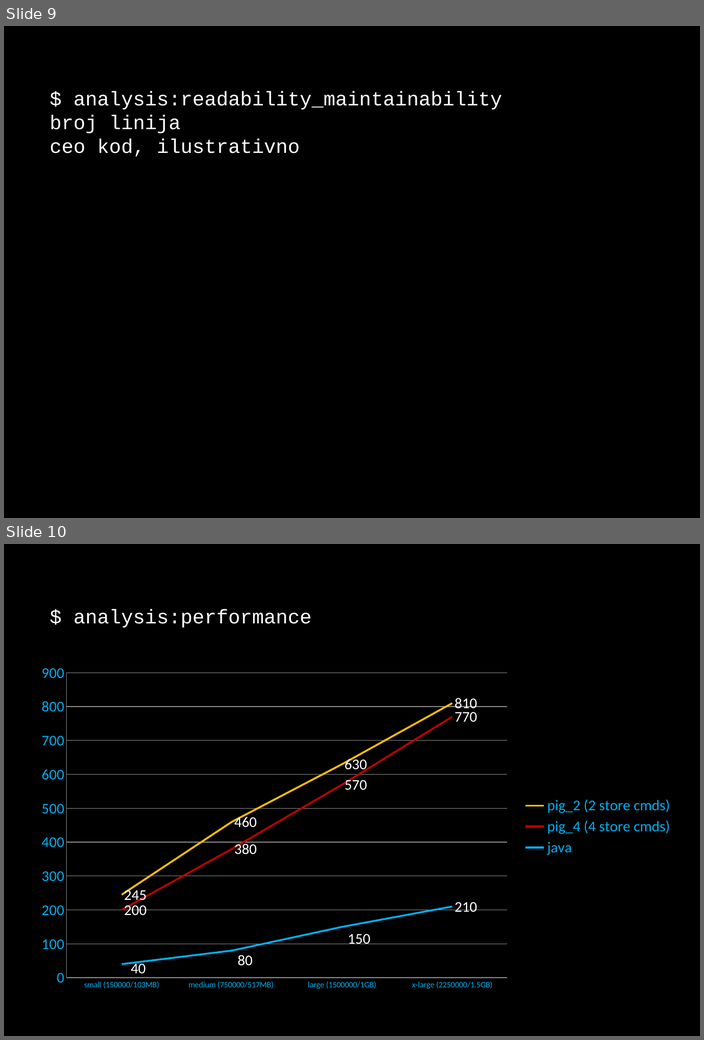
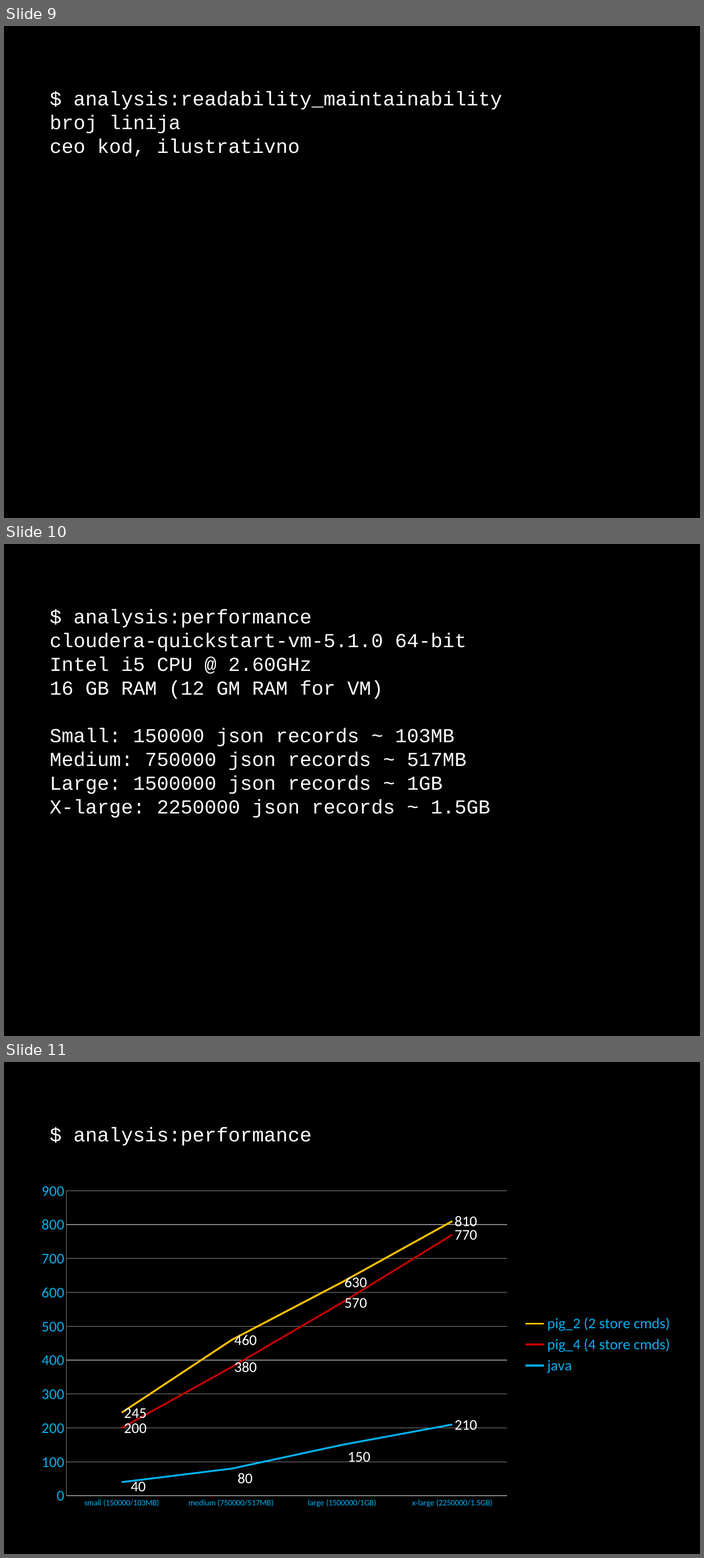
Before and after one commit to dzamurovic/coding-serbia-2014, a slide deck: coding-serbia.pptx. Shown one above the other, each under a label of ours: slides 9 and 10 before the commit, slides 9, 10 and 11 after it. The pictures are 704x1040 and 704x1558 pixels, drawn with LibreOffice and Linux fonts; fonts in the diff are those of the drawing. Boxes give left, top, right and bottom in pixels: in the first picture for what was removed or moved away, otherwise in the second. Text is boxed around its words. In the diff, an @@ line names an element or a change of style, - is before the commit and + after.

```diff
--- a/coding-serbia.pptx
+++ b/coding-serbia.pptx
@@ slide 10 added at (x1=4, y1=544, x2=700, y2=1036), background #000000 @@
@@ rectangle added at (x1=38, y1=598, x2=670, y2=826), fill #000000, outline #000000 2 pt, 24 pt, text #FFFFFF @@
+$ analysis:performance
+cloudera-quickstart-vm-5.1.0 64-bit
+Intel i5 CPU @ 2.60GHz
+16 GB RAM (12 GM RAM for VM)
+Small: 150000 json records ~ 103MB
+Medium: 750000 json records ~ 517MB
+Large: 1500000 json records ~ 1GB
+X-large: 2250000 json records ~ 1.5GB
@@ what was slide 10 is now slide 11 @@
```
Also in this commit, not shown: 1 slide changed.
